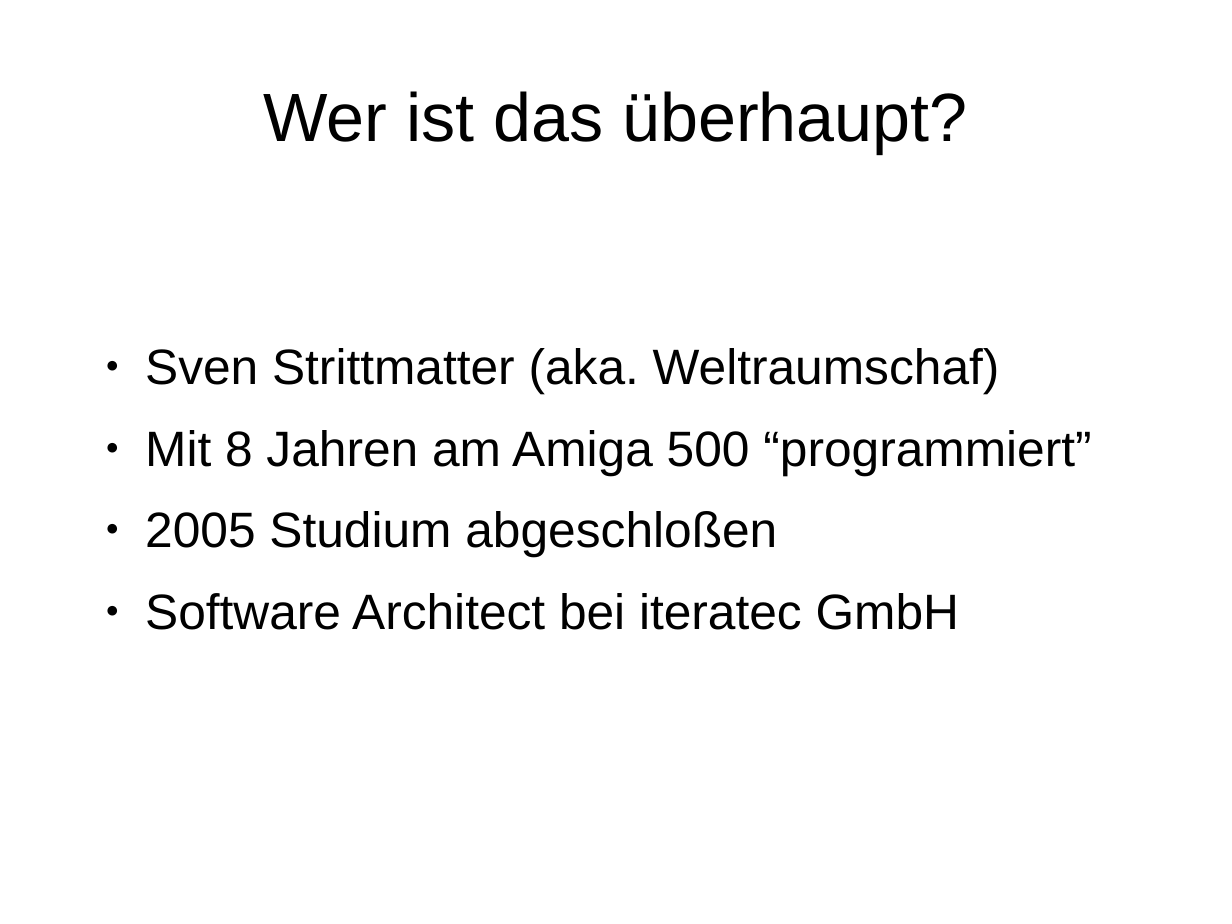
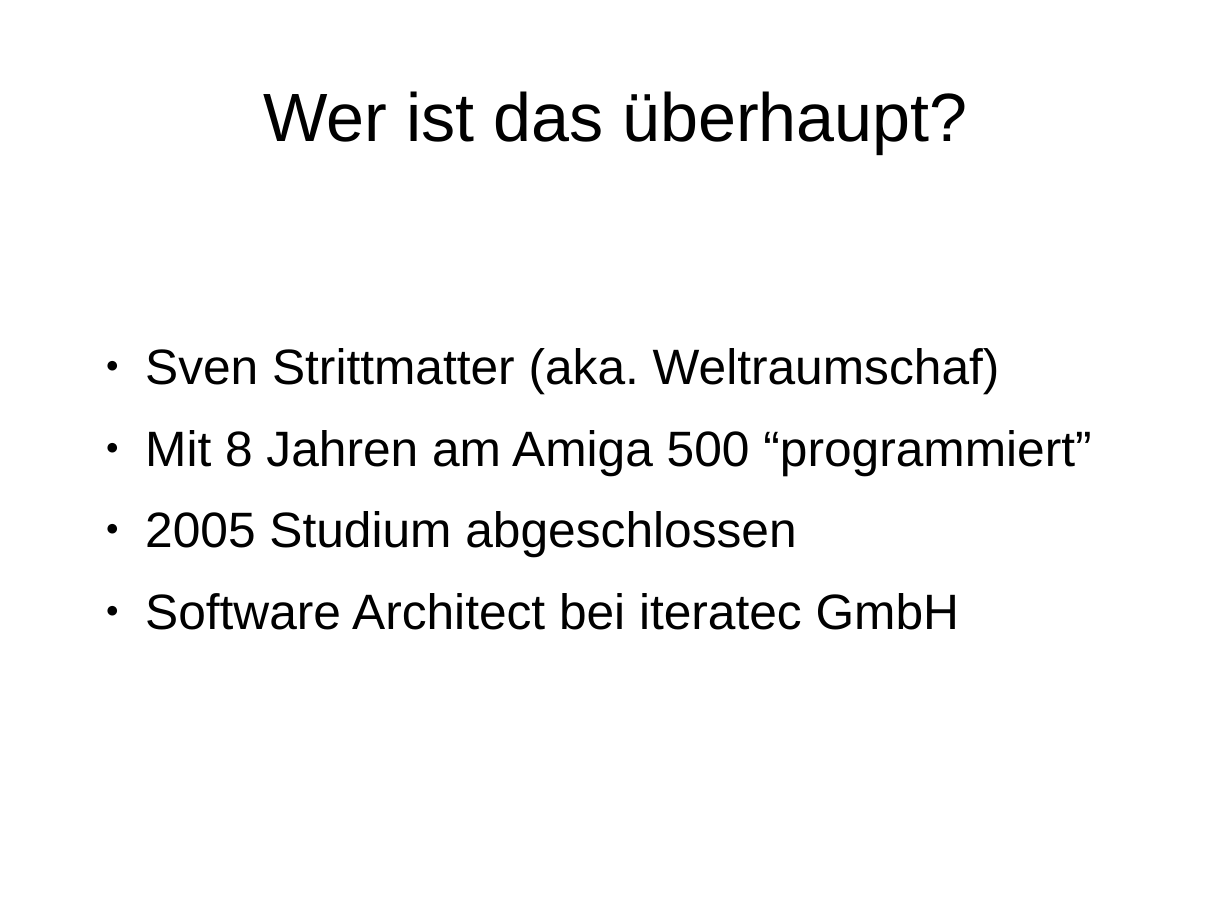
Before and after one commit to Weltraumschaf/Slides, a slide deck: slide 4 of CleanCode/Clean_Code.odp. Drawn at 1232x924 pixels with LibreOffice and Linux fonts; fonts in the diff are those of the drawing. Boxes give left, top, right and bottom in pixels: in the first picture for what was removed or moved away, otherwise in the second. Text is boxed around its words. In the diff, an @@ line names an element or a change of style, - is before the commit and + after.

```diff
--- a/CleanCode/Clean_Code.odp
+++ b/CleanCode/Clean_Code.odp
@@ text at (145,511,796,557): text changed @@
-● 2005 Studium abgeschloßen
+● 2005 Studium abgeschlossen
```
Also in this commit, not shown: 2 other slides changed, 1 other file.
